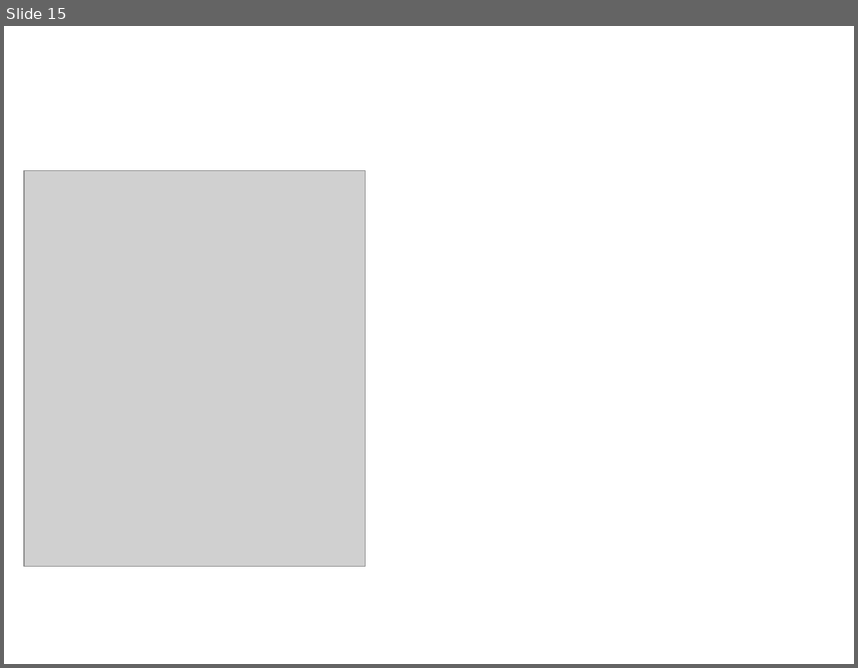
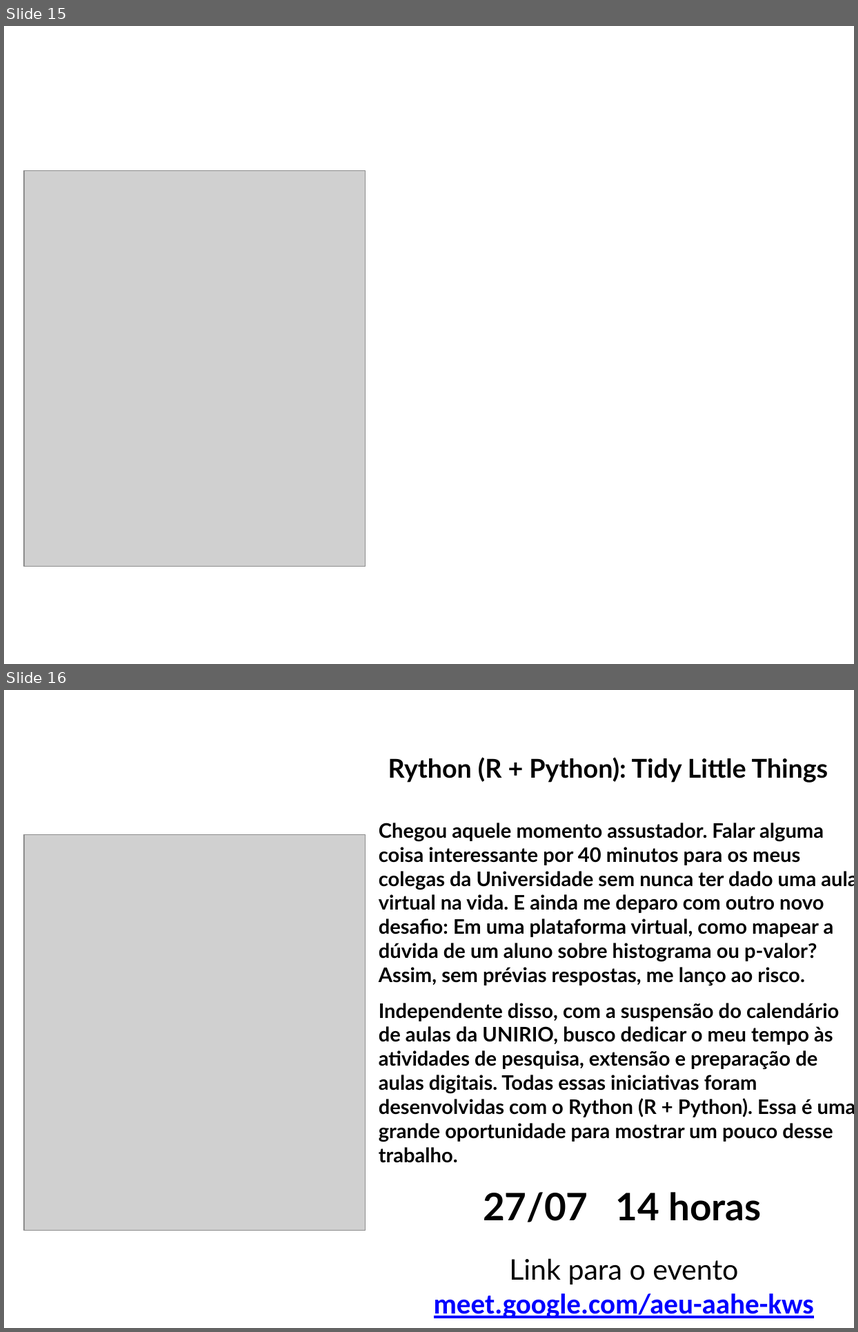
Before and after one commit to DATAUNIRIO/DMQ_Talks, a slide deck: libs/uds/flyer.pptx. Shown one above the other, each under a label of ours: slide 15 before the commit, slides 15 and 16 after it. The pictures are 858x668 and 858x1332 pixels, drawn with LibreOffice and Linux fonts; fonts in the diff are those of the drawing; grey boxes stand for pictures; background and template pictures are left out. Boxes give left, top, right and bottom in pixels: in the first picture for what was removed or moved away, otherwise in the second. Text is boxed around its words. In the diff, an @@ line names an element or a change of style, - is before the commit and + after.

```diff
--- a/libs/uds/flyer.pptx
+++ b/libs/uds/flyer.pptx
@@ slide 16 added at (4, 690, 854, 1328), background picture (left out) @@
@@ group added at (25, 757, 854, 1318): 5 texts, 1 picture @@
+27/07 14 horas
+Rython (R + Python): Tidy Little Things
+Link para o evento
+meet.google.com/aeu-aahe-kws
+Profa. Beatriz Cunha
+Chegou aquele momento assustador. Falar alguma coisa interessante por 40 minutos para os meus colegas da Universidade sem nunca ter dado uma aula virtual na vida. E ainda me deparo com outro novo desafio: Em uma plataforma virtual, como mapear a dúvida de um aluno sobre histograma ou p-valor? Assim, sem prévias respostas, me lanço ao risco.
+Independente disso, com a suspensão do calendário de aulas da UNIRIO, busco dedicar o meu tempo às atividades de pesquisa, extensão e preparação de aulas digitais. Todas essas iniciativas foram desenvolvidas com o Rython (R + Python). Essa é uma grande oportunidade para mostrar um pouco desse trabalho.
```
Also in this commit, not shown: 1 other file.
